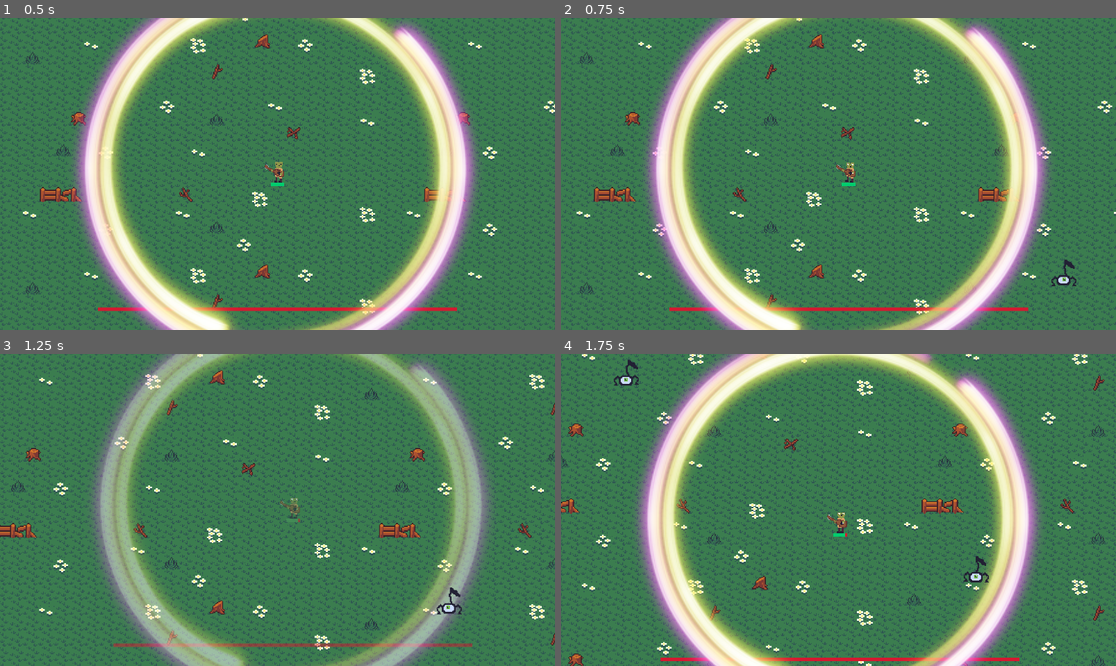
Above: before the commit, frames 1-4 (two rows, left to right).
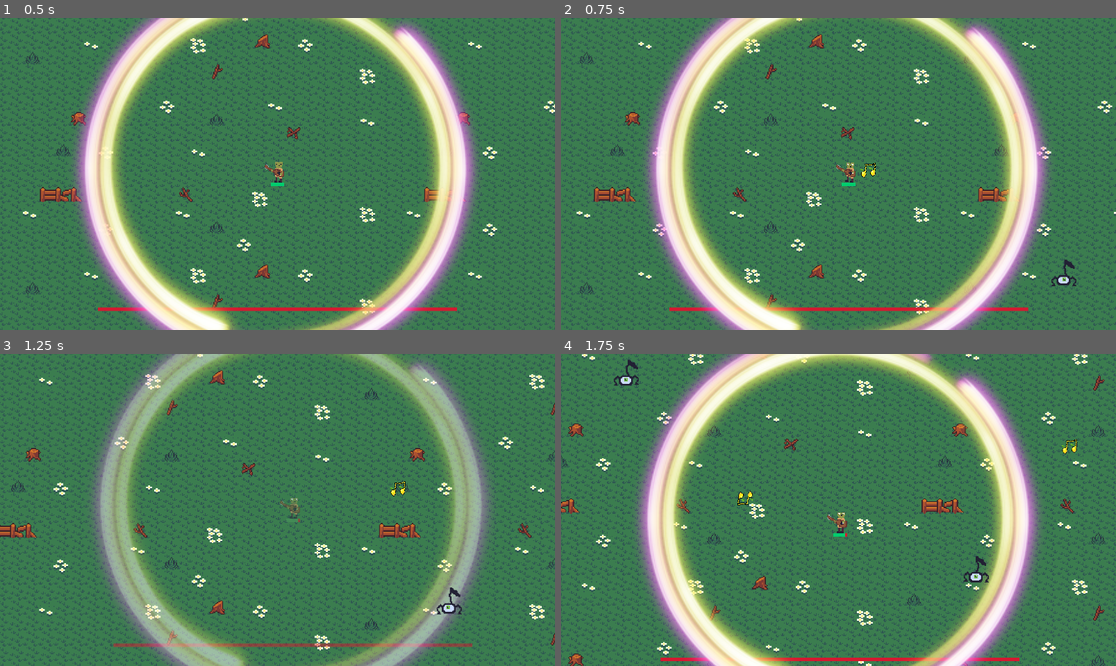
Above: after the commit, the same moments.

Repository: 7ranquility/MagicalGuysTest
Game: Godot game, scene res://scenes/main/main_scene.tscn
The game is run twice, just before and just after one commit, with the same random seed, the same clock (stepped at 60 frames per second) and the same inputs.
Inputs (mouse positions are in pixels of both pictures, inside the frame that each line leads up to):
- Up to frame 1 (0.5 s): no input
- Up to frame 2 (0.75 s): tap Enter at 0.5 s; move the mouse to (960, 158) at 0.52 s; hold D (ui_right) from 0.53 s (still down); click (960, 158) at 0.6 s
- Up to frame 3 (1.25 s): keep holding D (ui_right)
- Up to frame 4 (1.75 s): move the mouse to (727, 525) at 1.27 s; release D (ui_right) at 1.28 s; hold S (ui_down) from 1.28 s (still down); click (727, 525) at 1.35 s

Frame 1 is identical in both runs. In frame 2, less than 0.1% of the frame differs, in the area x 53-57%, y 46-52%; in frame 3, less than 0.1%; in frame 4, 0.1%, in the area x 31-94%, y 27-49%.

Commit message:
Implement manual aiming system with mouse control and auto-aim fallback

Diff:
--- a/scripts/player/player.gd
+++ b/scripts/player/player.gd
@@ -18,6 +18,8 @@
 var current_health: int
 var is_invincible: bool = false
 var invincibility_timer: float = 0.0
+var mouse_position: Vector2
+var is_manual_aiming: bool = false
 
 func _ready():
 	current_health = max_health
@@ -43,7 +45,18 @@
 		hurtbox.body_entered.connect(_on_hurt_box_body_entered)
 		hurtbox.area_entered.connect(_on_hurt_box_area_entered)
 
+func _input(event):
+	# Update mouse position
+	if event is InputEventMouseMotion:
+		mouse_position = get_global_mouse_position()
 
+	# Check for manual shooting
+	if event is InputEventMouseButton:
+		if event.button_index == MOUSE_BUTTON_LEFT:
+			if event.pressed:
+				is_manual_aiming = true
+			else:
+				is_manual_aiming = false
 
 func _physics_process(delta):
 	var direction = Input.get_vector("ui_left", "ui_right", "ui_up", "ui_down")
@@ -56,12 +69,29 @@
 	handle_invincibility(delta)
 
 func handle_shooting(delta):
-	var closest_enemy = find_closest_enemy()
-	if closest_enemy and shoot_cooldown <= 0:
-		shoot(closest_enemy)
+	# Manual shooting with mouse
+	if is_manual_aiming and shoot_cooldown <= 0:
+		shoot_at_mouse()
 		shoot_cooldown = fire_rate
+	# Auto-aim shooting (fallback)
+	elif not is_manual_aiming:
+		var closest_enemy = find_closest_enemy()
+		if closest_enemy and shoot_cooldown <= 0:
+			shoot(closest_enemy)
+			shoot_cooldown = fire_rate
+
 	if shoot_cooldown > 0:
 		shoot_cooldown -= delta
+
+func shoot_at_mouse():
+	var projectile = ProjectileScene.instantiate()
+	owner.add_child(projectile)
+	projectile.global_position = $Muzzle.global_position
+
+	# Calculate direction to mouse
+	var direction = (mouse_position - $Muzzle.global_position).normalized()
+	projectile.rotation = direction.angle()
+	projectile.direction = direction
 
 func handle_invincibility(delta):
 	if is_invincible:
@@ -105,10 +135,8 @@
 
 func take_damage(amount: int):
 	if is_invincible:
-		print("Player: Damage blocked by invincibility")
 		return
 
-	print("Player: Taking ", amount, " damage! Health: ", current_health, " -> ", current_health - amount)
 	current_health -= amount
 	current_health = max(current_health, 0)
 
